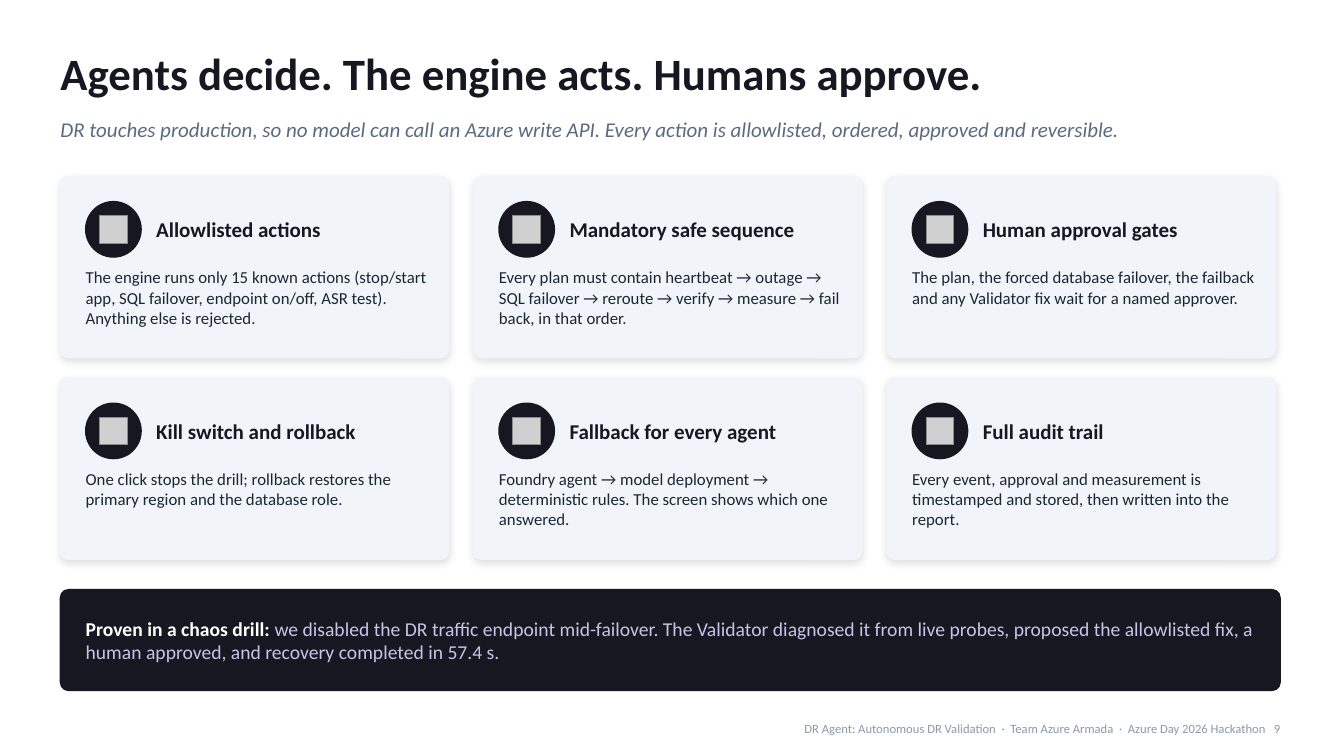
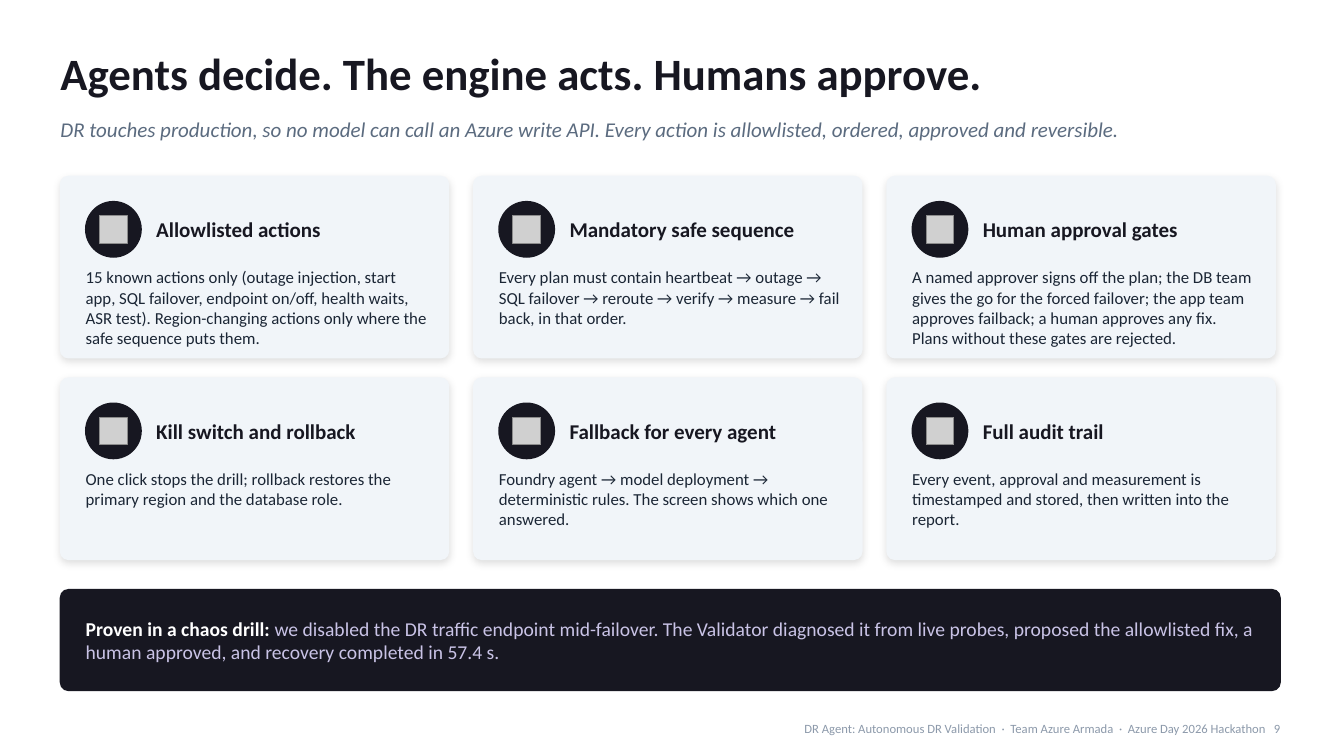
Before and after one commit to kishalr-virtusa/Azure-Armada, a slide deck: slide 9 of docs/deck/DR-Agent-Azure-Day-2026.pptx. Drawn at 1344x756 pixels with LibreOffice and Linux fonts; fonts in the diff are those of the drawing; grey boxes stand for pictures. Boxes give left, top, right and bottom in pixels: in the first picture for what was removed or moved away, otherwise in the second. Text is boxed around its words. In the diff, an @@ line names an element or a change of style, - is before the commit and + after.

```diff
--- a/docs/deck/DR-Agent-Azure-Day-2026.pptx
+++ b/docs/deck/DR-Agent-Azure-Day-2026.pptx
@@ text at [86,271,427,347]: text changed @@
-The engine runs only 15 known actions (stop/start app, SQL failover, endpoint on/off, ASR test). Anything else is rejected.
+15 known actions only (outage injection, start app, SQL failover, endpoint on/off, health waits, ASR test). Region-changing actions only where the safe sequence puts them.
@@ text at [912,271,1251,347]: text changed @@
-The plan, the forced database failover, the failback and any Validator fix wait for a named approver.
+A named approver signs off the plan; the DB team gives the go for the forced failover; the app team approves failback; a human approves any fix. Plans without these gates are rejected.
```
Also in this commit, not shown: 9 other slides changed, 5 other files.
